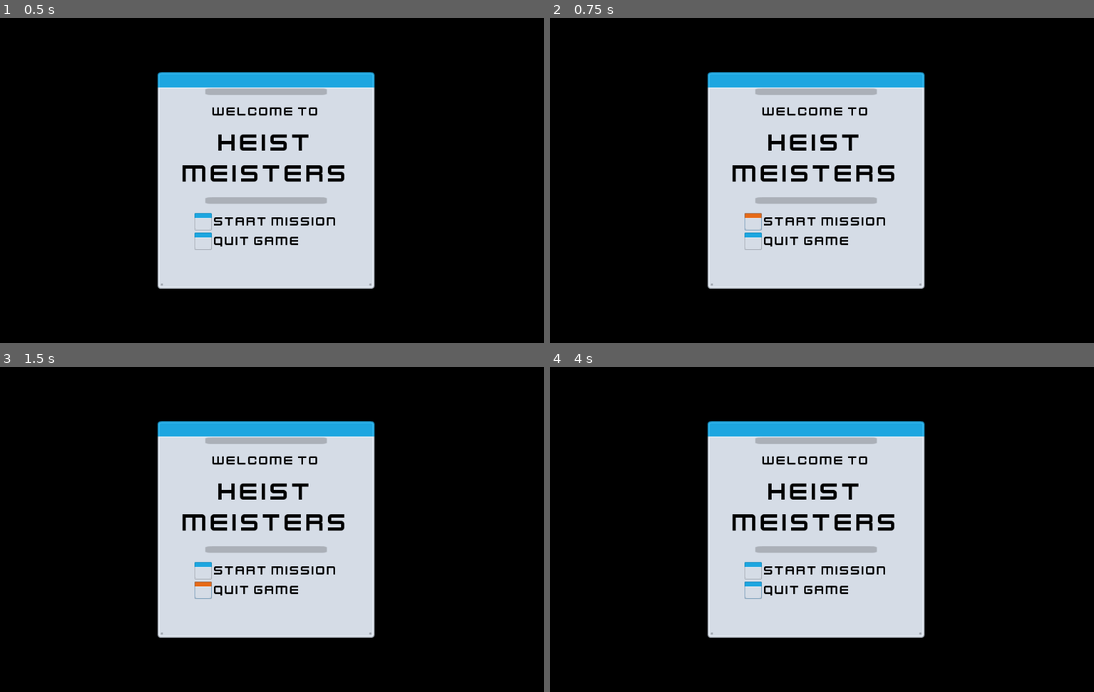
Above: before the commit, frames 1-4 (two rows, left to right).
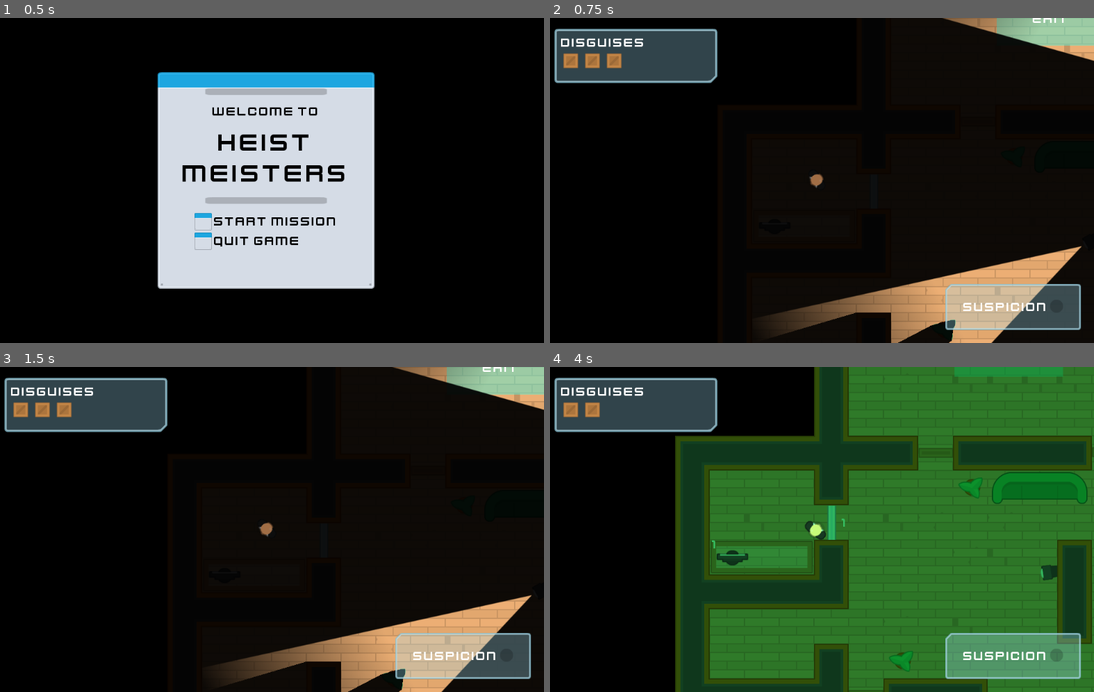
Above: after the commit, the same moments.

Repository: alexandrepeluchi/godot-udemy
Game: Godot game, scene res://Levels/Lobby.tscn
The game is run twice, just before and just after one commit, with the same random seed, the same clock (stepped at 60 frames per second) and the same inputs.
Inputs (mouse positions are in pixels of both pictures, inside the frame that each line leads up to):
- Up to frame 1 (0.5 s): no input
- Up to frame 2 (0.75 s): click (751, 222) at 0.52 s
- Up to frame 3 (1.5 s): click (201, 591) at 1.27 s
- Up to frame 4 (4 s): tap Enter at 2 s; move the mouse to (936, 513) at 2.02 s; hold D (move_right) 2.03-2.78 s; tap E (toggle_disguise) at 2.1, 3.6 s; click (936, 513) at 2.17 s; move the mouse to (702, 545) at 2.77 s; hold S (move_down) 2.78-3.53 s; tap Space (toggle_vision_mode) at 2.85 s; move the mouse to (870, 458) at 3.52 s; hold D (move_right) from 3.53 s (still down)

Frame 1 is identical in both runs. In frame 2, 41% of the frame differs, in the area x 0-100%, y 0-100%; in frame 3, 41%; in frame 4, 77%.
Error after the commit: Invalid get index '0' (on base: 'Array'). (res://Characters/NPCs/Guard.gd:26)

Commit message:
Conectando os botões com sinais para iniciar e sair do jogo

Diff:
--- /dev/null
+++ b/Heist Meisters/Levels/Lobby.gd
@@ -0,0 +1,7 @@
+extends Control
+
+func _on_StartButton_pressed():
+	get_tree().change_scene("res://Levels/Level1.tscn")
+
+func _on_QuitButton_pressed():
+	get_tree().quit()
--- a/Heist Meisters/Levels/Lobby.tscn
+++ b/Heist Meisters/Levels/Lobby.tscn
@@ -6,6 +6,7 @@
 [ext_resource path="res://GFX/Interface/PNG/barHorizontal_shadow_left.png" type="Texture" id=4]
 [ext_resource path="res://GFX/Interface/PNG/barHorizontal_shadow_right.png" type="Texture" id=5]
 [ext_resource path="res://GFX/Interface/PNG/barHorizontal_shadow_mid.png" type="Texture" id=6]
+[ext_resource path="res://Levels/Lobby.gd" type="Script" id=7]
 
 [sub_resource type="DynamicFont" id=1]
 size = 48
@@ -16,6 +17,7 @@
 anchor_right = 1.0
 anchor_bottom = 1.0
 theme = ExtResource( 3 )
+script = ExtResource( 7 )
 __meta__ = {
 "_edit_use_anchors_": false
 }
@@ -144,7 +146,7 @@
 margin_bottom = 68.0
 columns = 2
 
-[node name="Button" type="Button" parent="CenterContainer/Background/VBoxContainer/CenterContainer/GridContainer"]
+[node name="StartButton" type="Button" parent="CenterContainer/Background/VBoxContainer/CenterContainer/GridContainer"]
 margin_right = 32.0
 margin_bottom = 32.0
 rect_min_size = Vector2( 32, 32 )
@@ -157,7 +159,7 @@
 custom_colors/font_color = Color( 0, 0, 0, 1 )
 text = "Start mission"
 
-[node name="Button2" type="Button" parent="CenterContainer/Background/VBoxContainer/CenterContainer/GridContainer"]
+[node name="QuitButton" type="Button" parent="CenterContainer/Background/VBoxContainer/CenterContainer/GridContainer"]
 margin_top = 36.0
 margin_right = 32.0
 margin_bottom = 68.0
@@ -170,3 +172,5 @@
 margin_bottom = 65.0
 custom_colors/font_color = Color( 0, 0, 0, 1 )
 text = "quit game"
+[connection signal="pressed" from="CenterContainer/Background/VBoxContainer/CenterContainer/GridContainer/StartButton" to="." method="_on_StartButton_pressed"]
+[connection signal="pressed" from="CenterContainer/Background/VBoxContainer/CenterContainer/GridContainer/QuitButton" to="." method="_on_QuitButton_pressed"]
Not shown: 1 places in Heist Meisters/Levels/Lobby.tscn that only renumber resources
